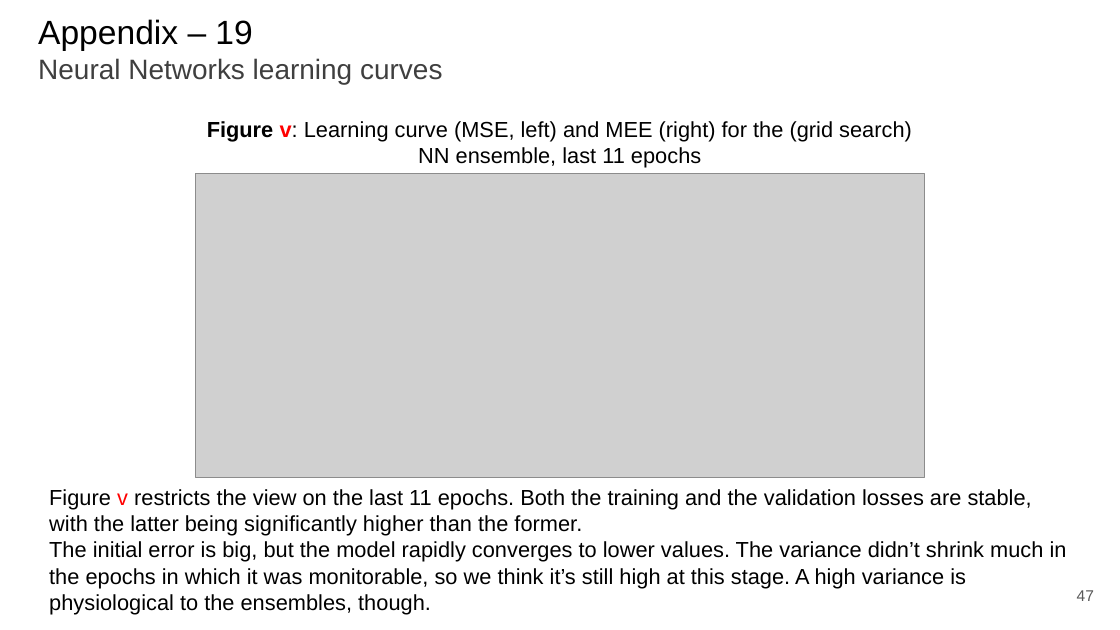
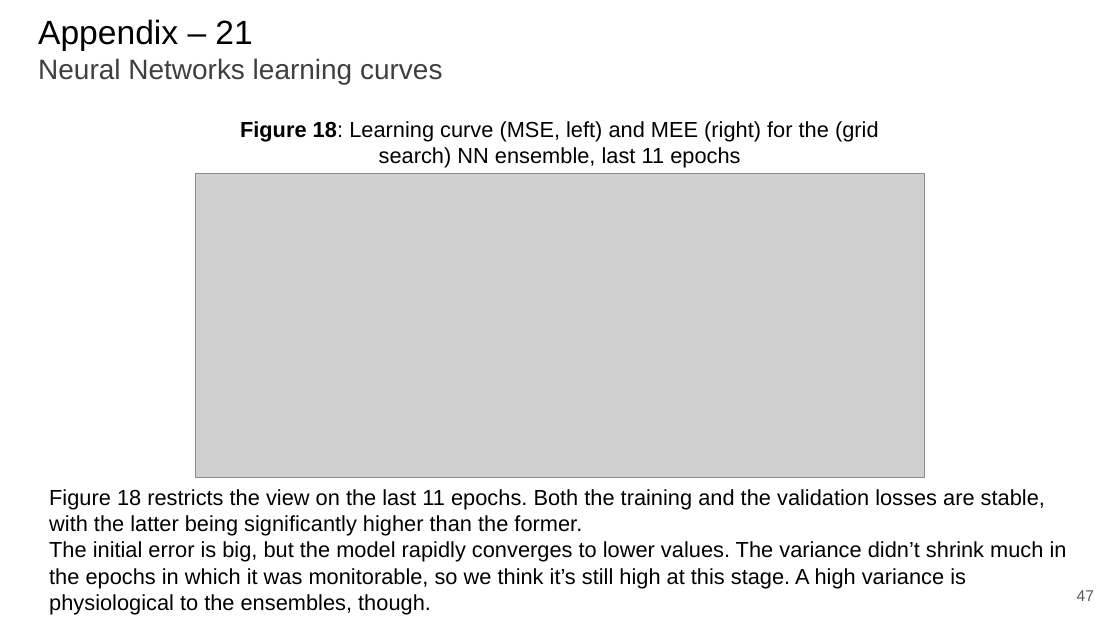
Before and after one commit to paolo-junior-mollica/machine-learning-project, a slide deck: slide 47 of relazione/Canduci_Marino_Mollica.pptx. Drawn at 1120x630 pixels with LibreOffice and Linux fonts; fonts in the diff are those of the drawing; grey boxes stand for pictures. Boxes give left, top, right and bottom in pixels: in the first picture for what was removed or moved away, otherwise in the second. Text is boxed around its words. In the diff, an @@ line names an element or a change of style, - is before the commit and + after.

```diff
--- a/relazione/Canduci_Marino_Mollica.pptx
+++ b/relazione/Canduci_Marino_Mollica.pptx
@@ title at (x1=38, y1=19, x2=442, y2=84): text changed @@
-Appendix – 19
-Neural Networks learning curves
+Appendix – 21
+Neural Networks learning curves
@@ text at (x1=240, y1=121, x2=879, y2=168): text changed @@
-Figure v: Learning curve (MSE, left) and MEE (right) for the (grid search) NN ensemble, last 11 epochs
+Figure 18: Learning curve (MSE, left) and MEE (right) for the (grid search) NN ensemble, last 11 epochs
@@ text at (x1=49, y1=489, x2=1045, y2=536): text changed @@
-Figure v restricts the view on the last 11 epochs. Both the training and the validation losses are stable, with the latter being significantly higher than the former.
+Figure 18 restricts the view on the last 11 epochs. Both the training and the validation losses are stable, with the latter being significantly higher than the former.
```
Also in this commit, not shown: 24 other slides changed.
